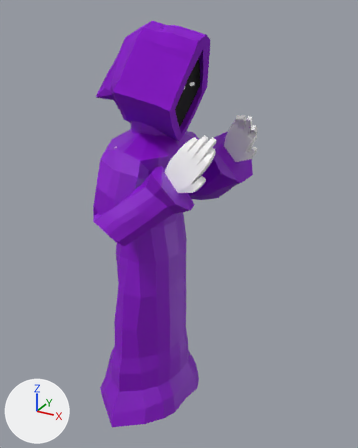
Two versions of the glTF model Assets/Originals/Magorigado_pose2.glb, one commit apart.
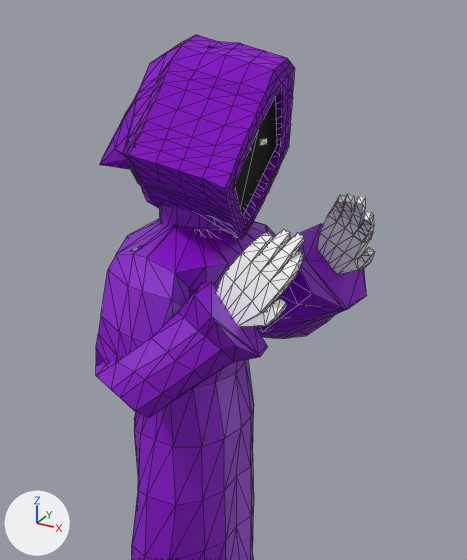
The first picture shows the older version from a 50 mm lens placed at (4.29, -6.46, 6.64), pointed at (0.64, 0.17, 3.32). The close-ups show the older and then the newer version on the part from 10% to 87% of the width and 0% to 74% of the height of that picture. Only the edits that show in the close-ups are written down. The axes (+X, +Y, +Z) are drawn at lower left. The lights are the same throughout. The close-ups show mesh edges as thin lines. Where no turn or scale is listed for an object, it has been applied to the vertices. Vertices at exactly the same position are counted once.

In view in the first close-up: 'mão.001', 'olho d'.
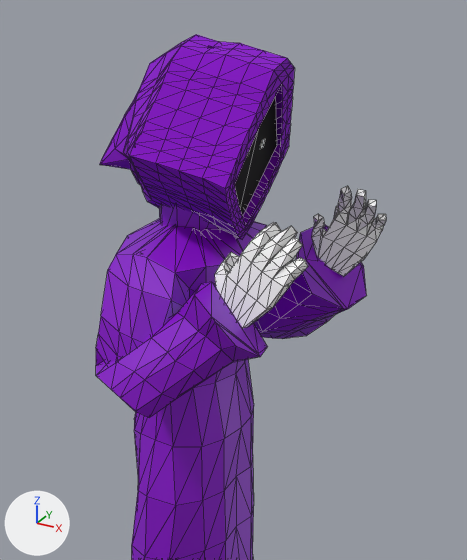
Not visible in the close-ups: 'olho e'.

What differs and where, as boxes [x1, y1, x2, y2] in the close-ups (467 x 560 px):
'mão.001', reshaped
    before: [96, 34, 374, 560]
    after: [96, 34, 386, 560]
'olho d', deleted
    before: [260, 138, 267, 146]
part 1 of me_cube_002, cut back
    before: [216, 194, 374, 327]
    after: [215, 139, 386, 328]

Edits to the bpy script that builds the scene:
```text
Change me_cube_002:
    used by ob_mão_001; location = (0.03, 0.13, 0.28)
    remove me_cube_002.from_pydata(...)  # 940 vertices, 1808 faces; spans x -0.75..1.65, y -1.56..1.3, z -0.49..6.17
    add me_cube_002.from_pydata(...)  # 1252 vertices, 2344 faces; spans x -0.75..1.71, y -1.56..1.3, z -0.49..6.17
    me_cube_002 part 1: 200 vertices moved from x 0.91..1.65, y -1.04..0.91, z 4.0..4.83 to x 0.87..1.71, y -0.97..0.97, z 3.97..4.88; 312 vertices added at x -0.14..0.83, y -0.84..0.62, z -0.4..5.32
    add me_cube_002.materials.append(mat_material_001)  # white #ffffff
Remove ob_olho_d:
    ob_olho_d = bpy.data.objects.new('olho d', me_plane_002)
    ob_olho_d.location = (0.0, 0.05, -0.01)
Remove ob_olho_e:
    ob_olho_e = bpy.data.objects.new('olho e', me_plane_005)
    ob_olho_e.location = (0.0, 0.05, -0.01)
```
